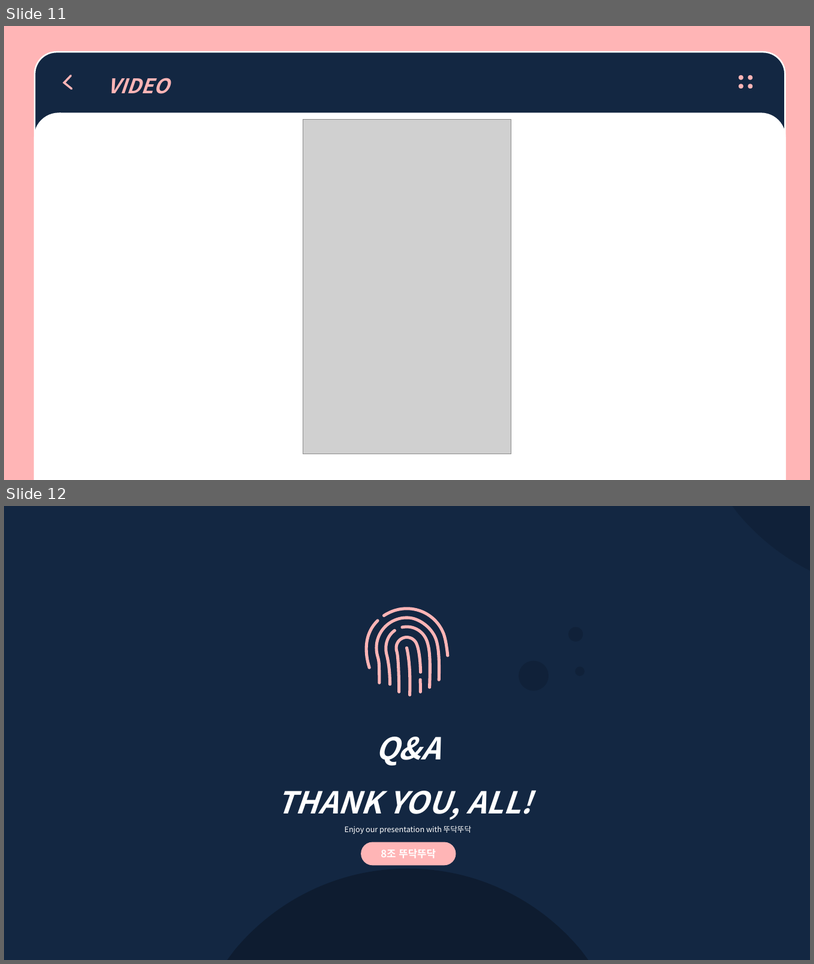
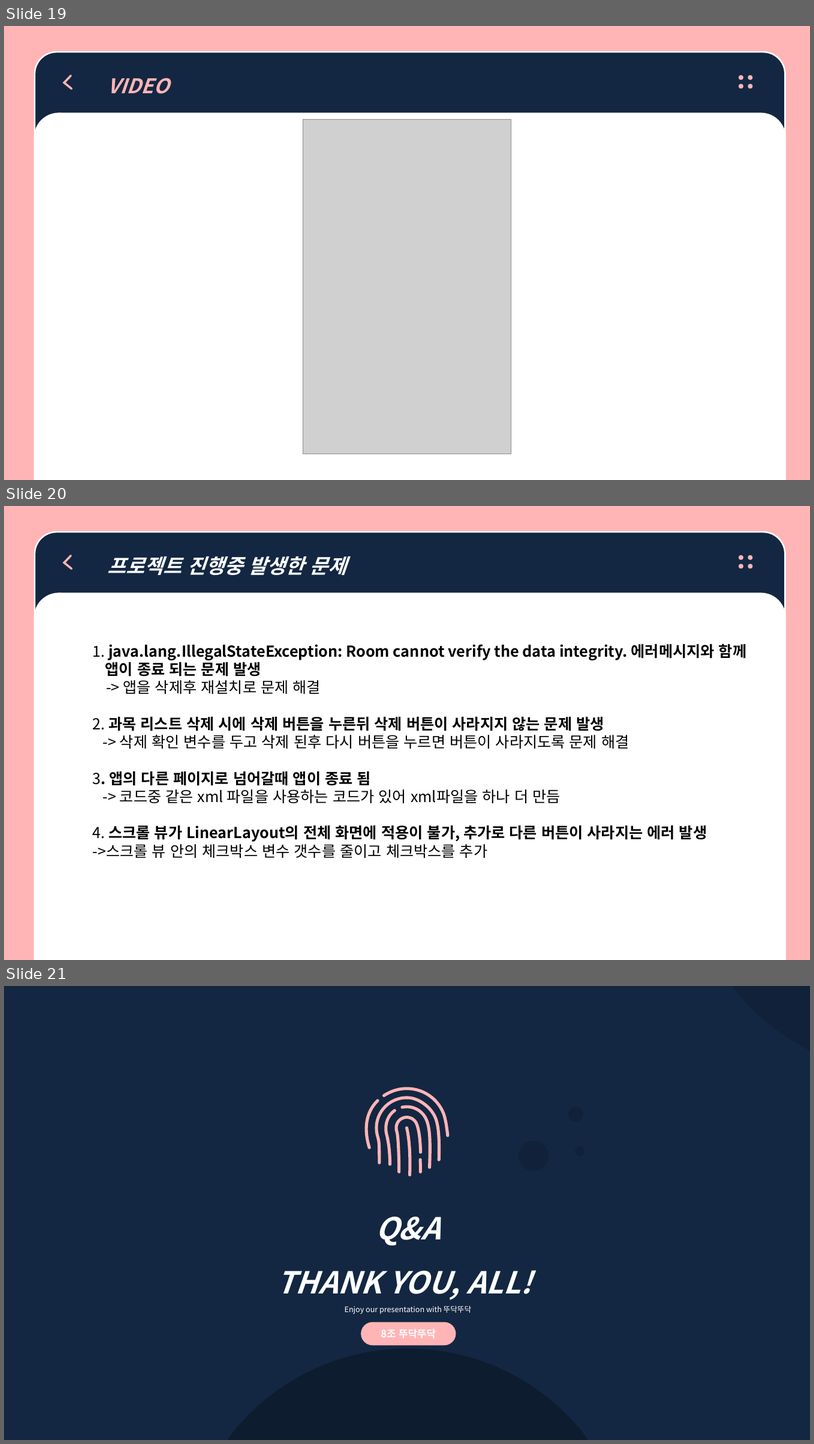
Before and after one commit to sunhyung2007/graduation_project, a slide deck: 뚜닥뚜닥_전프발표.pptx. Shown one above the other, each under a label of ours: slides 11 and 12 before the commit, slides 19, 20 and 21 after it. The pictures are 814x964 and 814x1444 pixels, drawn with LibreOffice and Linux fonts; fonts in the diff are those of the drawing; grey boxes stand for pictures. Boxes give left, top, right and bottom in pixels: in the first picture for what was removed or moved away, otherwise in the second. Text is boxed around its words. In the diff, an @@ line names an element or a change of style, - is before the commit and + after.

```diff
--- a/뚜닥뚜닥_전프발표.pptx
+++ b/뚜닥뚜닥_전프발표.pptx
@@ slide 20 added at [4, 506, 810, 960], background #FFB5B6 @@
@@ group added at [35, 532, 786, 960]: 4 ellipses, 2 round same rects, 1 freeform shape @@
+    프로젝트 진행중 발생한 문제
@@ text added at [93, 643, 747, 858], 18 pt, text #000000, bold @@
+1. java.lang.IllegalStateException: Room cannot verify the data integrity. 에러메시지와 함께
+앱이 종료 되는 문제 발생
+-> 앱을 삭제후 재설치로 문제 해결
+2. 과목 리스트 삭제 시에 삭제 버튼을 누른뒤 삭제 버튼이 사라지지 않는 문제 발생
+-> 삭제 확인 변수를 두고 삭제 된후 다시 버튼을 누르면 버튼이 사라지도록 문제 해결
+3. 앱의 다른 페이지로 넘어갈때 앱이 종료 됨
+-> 코드중 같은 xml 파일을 사용하는 코드가 있어 xml파일을 하나 더 만듬
+4. 스크롤 뷰가 LinearLayout의 전체 화면에 적용이 불가, 추가로 다른 버튼이 사라지는 에러 발생
+->스크롤 뷰 안의 체크박스 변수 갯수를 줄이고 체크박스를 추가
@@ freeform shape added at [164, 704, 178, 721], fill #FFFFFF @@
@@ what was slide 11 is now slide 19 @@
@@ what was slide 12 is now slide 21 @@
```
Also in this commit, not shown: 6 slides changed, 8 other slides added.
